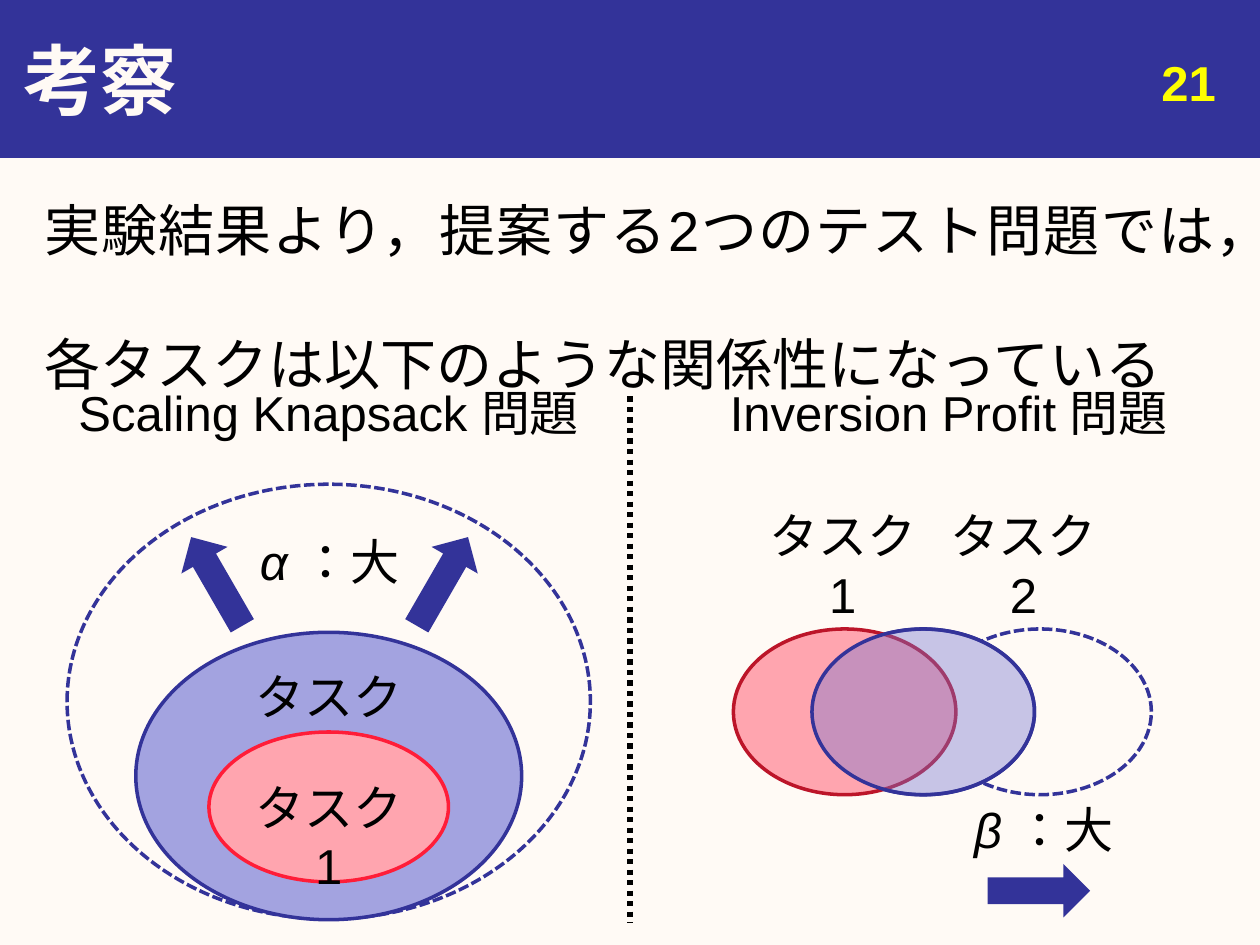
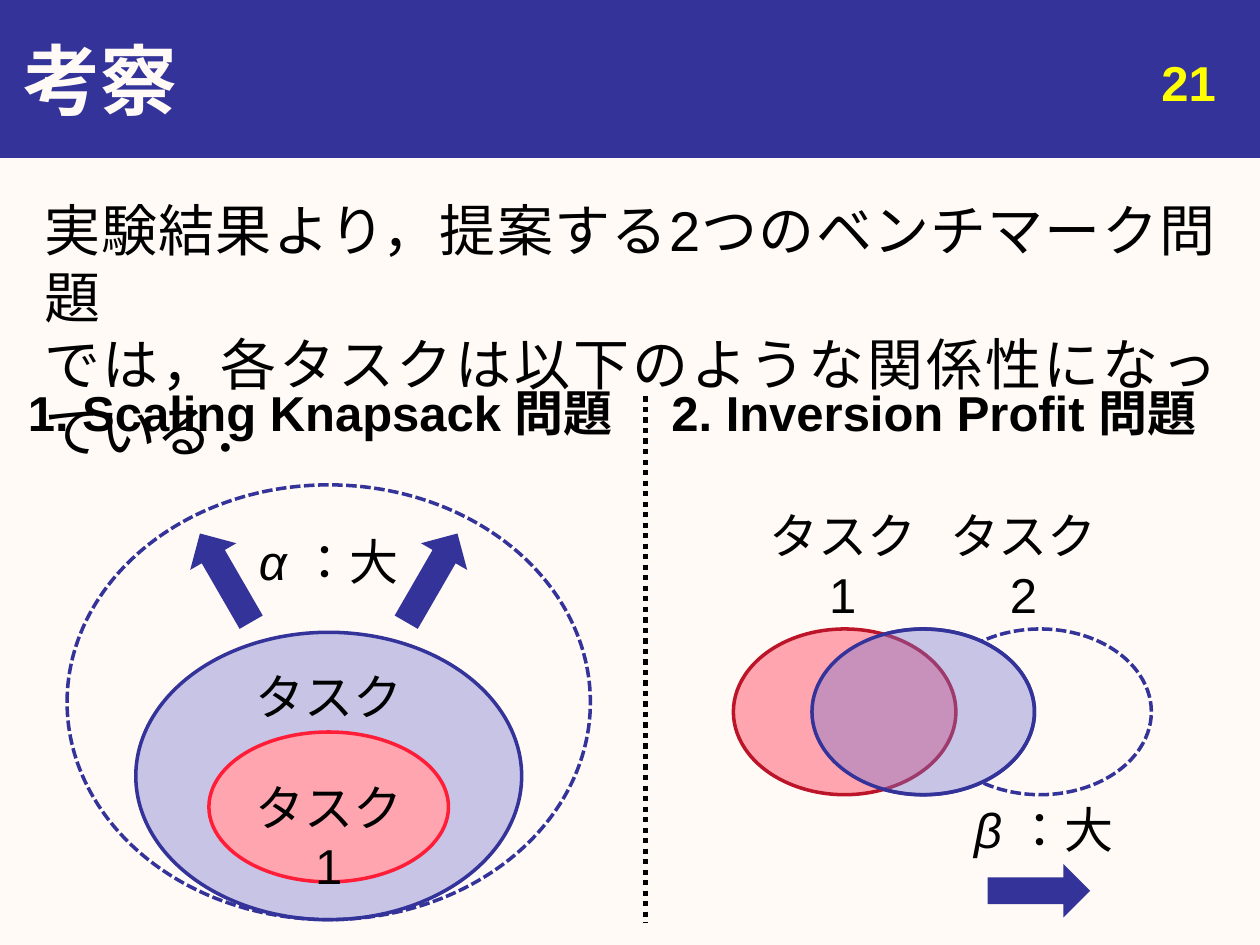
Before and after one commit to youle921/Slide-maintain, a slide deck: slide 22 of abstract/Slides/20200217_urita_graduation_v3.pptx. Drawn at 1260x945 pixels with LibreOffice and Linux fonts; fonts in the diff are those of the drawing. Boxes give left, top, right and bottom in pixels: in the first picture for what was removed or moved away, otherwise in the second. Text is boxed around its words. In the diff, an @@ line names an element or a change of style, - is before the commit and + after.

Commit message:
modify slide

```diff
--- a/abstract/Slides/20200217_urita_graduation_v3.pptx
+++ b/abstract/Slides/20200217_urita_graduation_v3.pptx
@@ text at box(44, 204, 1217, 455): text changed @@
-実験結果より，提案する2つのテスト問題では，
-各タスクは以下のような関係性になっている
+実験結果より，提案する2つのベンチマーク問題
+では，各タスクは以下のような関係性になっている．
@@ text at box(28, 382, 613, 441): text changed; bold on @@
-Scaling Knapsack 問題
+1. Scaling Knapsack 問題
@@ text at box(671, 382, 1196, 436): text changed; bold on @@
-Inversion Profit 問題
+2. Inversion Profit 問題
@@ line moved from (630, 397) - (630, 924) to (645, 397) - (645, 924) @@
@@ down arrow: place and size @@
-down arrow at box(168, 524, 265, 639)
+down arrow at box(177, 520, 274, 635)
@@ down arrow at box(177, 520, 274, 635): mirrored @@
@@ down arrow at box(384, 520, 481, 635): mirrored @@
@@ down arrow: place and size @@
-down arrow at box(394, 524, 491, 639)
+down arrow at box(384, 520, 481, 635)
@@ ellipse at box(136, 633, 522, 920): fill #A3A3E0 to #7575D1 at 40% opacity @@
```
Also in this commit, not shown: 16 other slides changed, 1 slide added, 2 other files.
